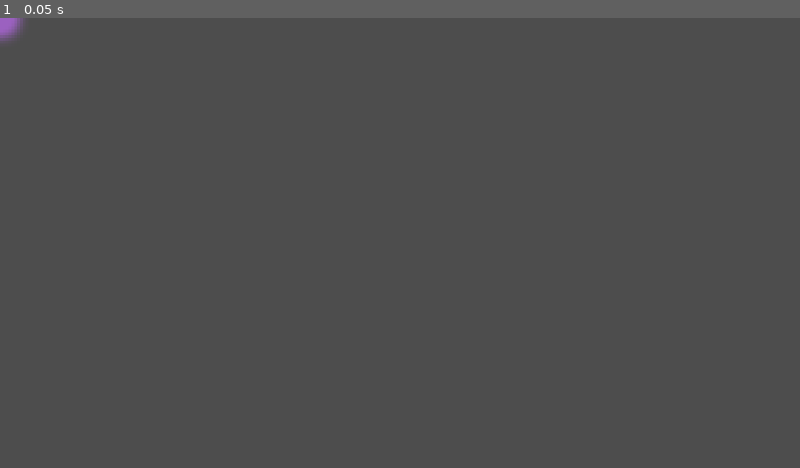
Above: before the commit, frame 1.
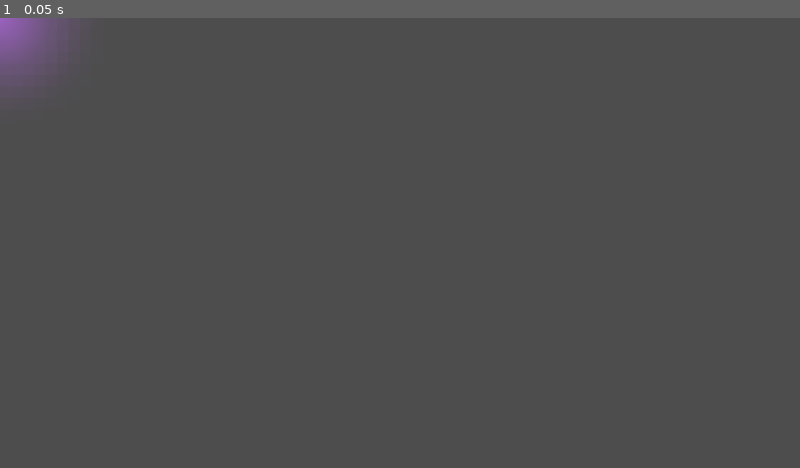
Above: after the commit, the same moment.

Repository: ramonsamagaio/Oathwake-Main
Game: Godot game, scene res://scenes/effects/PurpleSoftGlow2D.tscn
Same seed, same stepped clock (60 frames per second), same inputs: the game is played once before the commit and once after it. This scene is started directly instead of the project's main scene.
Inputs:
- Up to frame 1 (0.05 s): no input

The runs differ from the first frame. In frame 1, 1.0% of the frame differs, in the area x 0-9%, y 0-16%.

Commit message:
Use native resources instead of effect sprite files

Diff:
--- a/scenes/effects/PurpleSoftGlow2D.tscn
+++ b/scenes/effects/PurpleSoftGlow2D.tscn
@@ -1,10 +1,10 @@
 [gd_scene load_steps=3 format=3]
 
-[ext_resource type="Texture2D" path="res://assets/effects/textures/soft_glow_disc.svg" id="1_soft_glow_disc"]
+[ext_resource type="Texture2D" path="res://resources/effects/textures/soft_light_radial.tres" id="1_soft_glow_texture"]
 [ext_resource type="ShaderMaterial" path="res://resources/effects/materials/purple_soft_glow_material.tres" id="2_purple_soft_glow"]
 
 [node name="PurpleSoftGlow2D" type="Sprite2D"]
-texture = ExtResource("1_soft_glow_disc")
+texture = ExtResource("1_soft_glow_texture")
 material = ExtResource("2_purple_soft_glow")
 scale = Vector2(2.5, 2.5)
 z_index = 35
